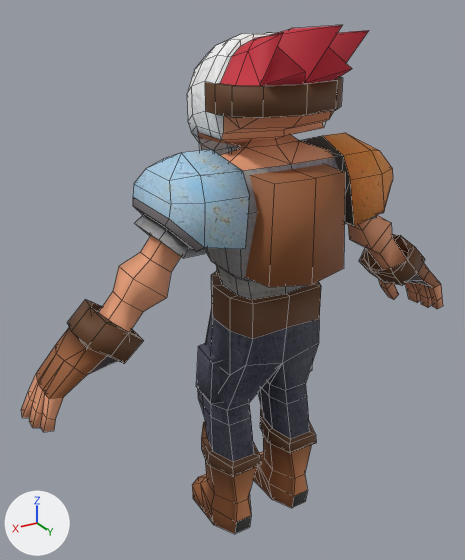
A saved change to the FBX model Vochap/Assets/Models/Vochap/Animation/vochap@v_anim_run.fbx.
Both versions are drawn from a camera (50 mm lens) standing at (7.21, 11.05, 11.73) and looking at (0.59, 0.03, 6.22). The axes (+X, +Y, +Z) are drawn at lower left. The lights are the same throughout. Mesh edges are drawn as thin lines.

The scene before the commit, as lines of its bpy script (objects in view):
```python
me_vochapms = bpy.data.meshes.new('vochapMS')
me_vochapms.from_pydata(...)  # 785 vertices, 868 faces; spans x -5.35..5.35, y -1.17..2.46, z 0.0..11.4
me_vochapms.materials.append(mat_material)  # picture img_vochaptext_png
ob_vochapdt = bpy.data.objects.new('vochapDT', me_vochapms)
ob_vochapdt.location = (0.0, 0.0, 0.0)
```
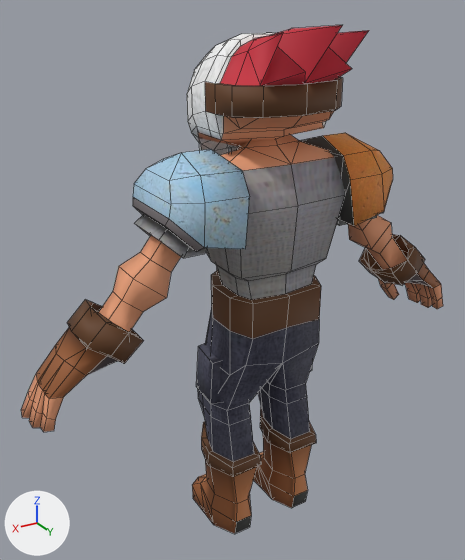
What differs and where, as boxes [x1, y1, x2, y2] in the pictures (465 x 560 px):
part 1 of me_vochapms, deleted (brown)
    before: [245, 164, 345, 287]

Diff of the bpy script that builds the scene:
```diff
--- a/Vochap/Assets/Models/Vochap/Animation/vochap@v_anim_run.fbx.py
+++ b/Vochap/Assets/Models/Vochap/Animation/vochap@v_anim_run.fbx.py
@@ me_vochapms @@
 me_vochapms.from_pydata(...)  # 785 vertices, 868 faces; spans x -5.35..5.35, y -1.17..2.46, z 0.0..11.4
 # used by ob_vochapdt; location = (0.0, 0.0, 0.0)
+# me_vochapms part 1: the loose piece of 12 vertices spanning x -1.0..1.0, y 0.94..2.03, z 6.68..8.83 is deleted
 me_vochapms.materials.append(mat_material)
```
